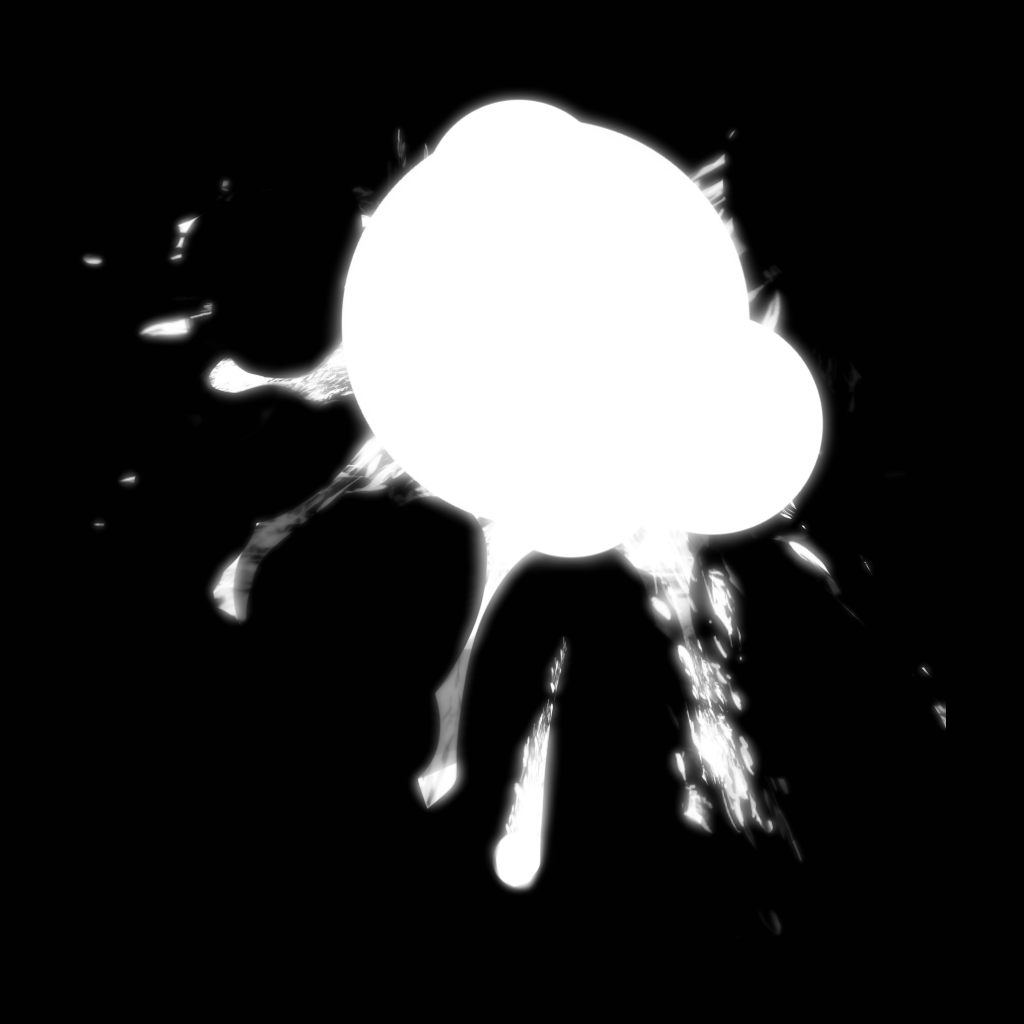
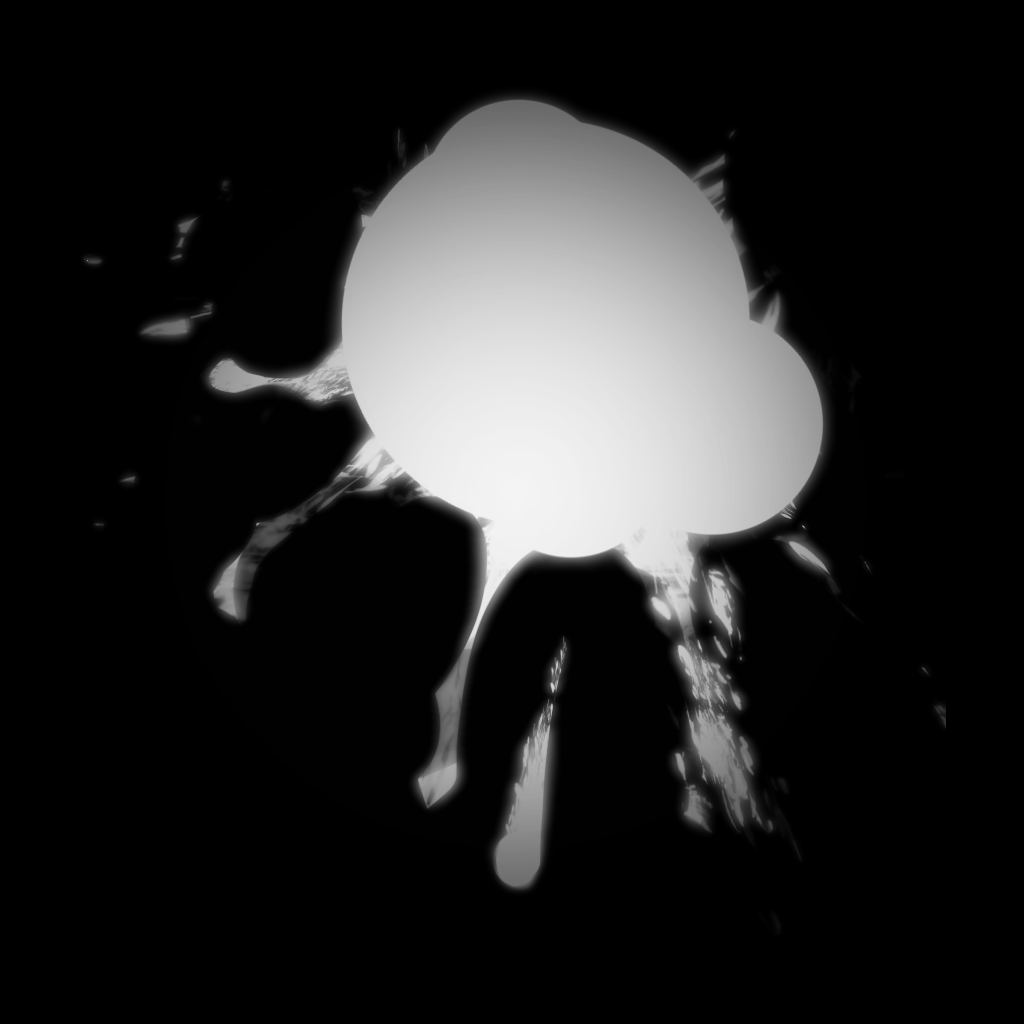
Layered file, before and after one edit (1024x1024). Changes by layer:
added layer "Calque 6" (multiply, 70%) above "Calque 3 copie" over [79, 87, 946, 938]
